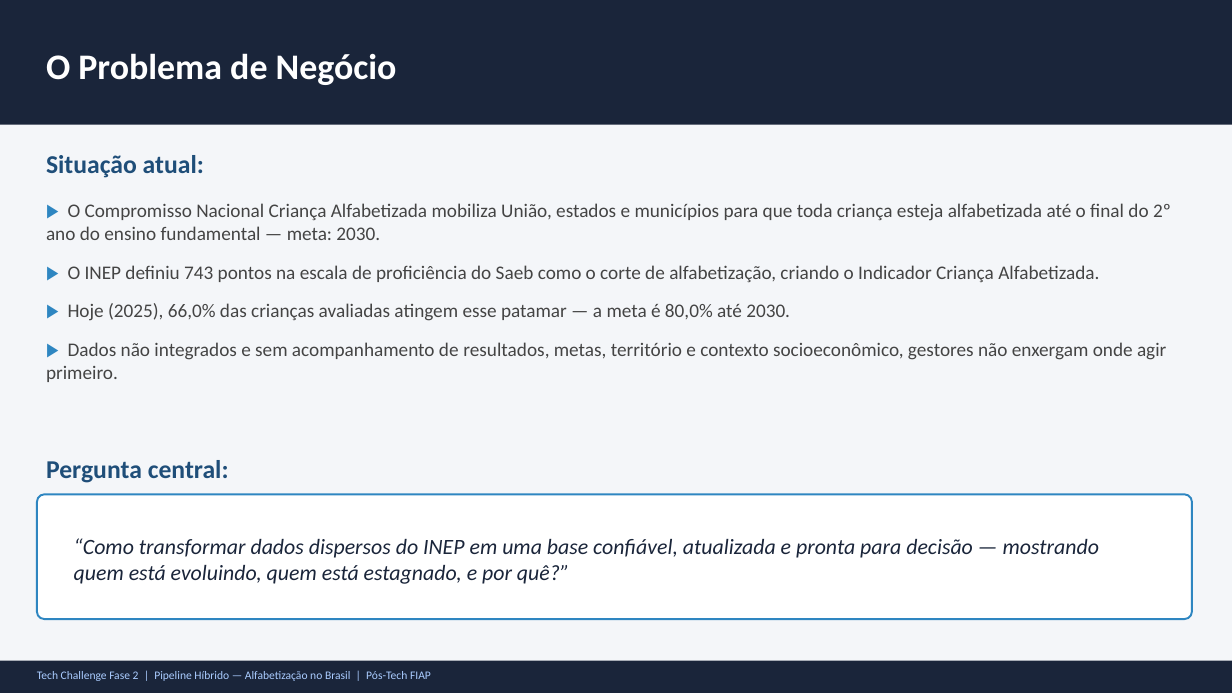
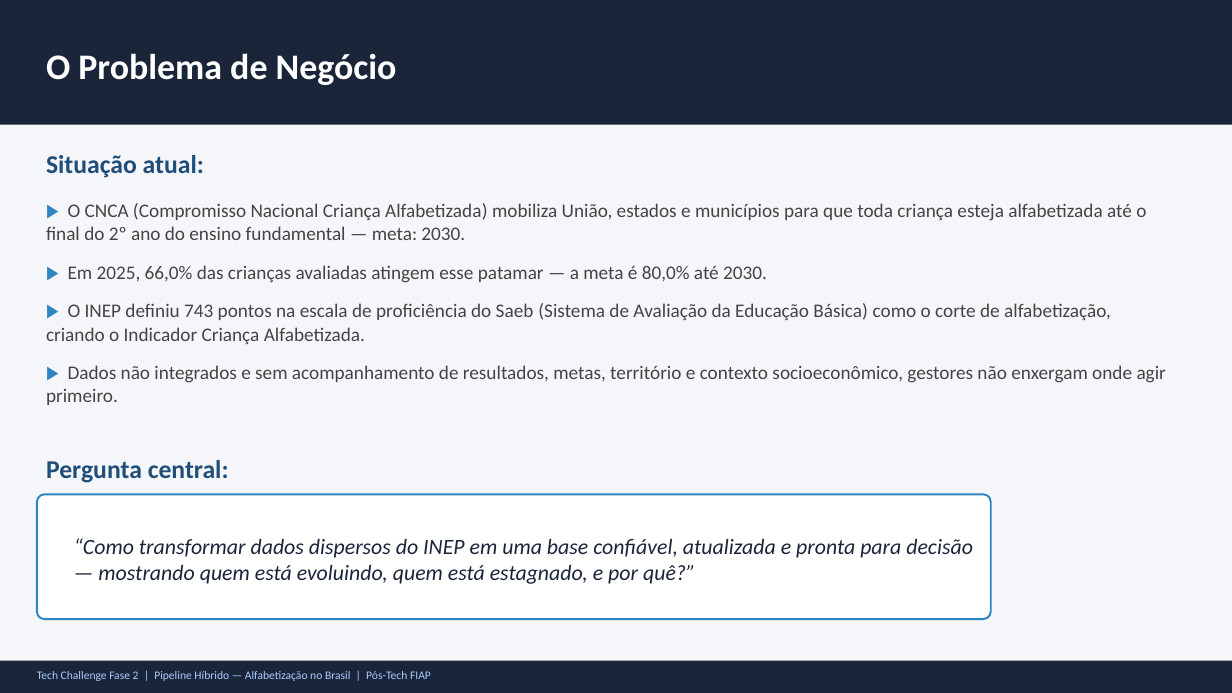
Before and after one commit to Fe-Biaggio/TechChallenge_2, a slide deck: slide 2 of reports/presentation/Alfabetizacao_Apresentacao.pptx. Drawn at 1232x693 pixels with LibreOffice and Linux fonts; fonts in the diff are those of the drawing. Boxes give left, top, right and bottom in pixels: in the first picture for what was removed or moved away, otherwise in the second. Text is boxed around its words. In the diff, an @@ line names an element or a change of style, - is before the commit and + after.

Commit message:
Adiciona video executivo e documenta no README
Video de ate 5 min (problema de negocio, arquitetura, valor para
analises educacionais, potencial de IA) na pasta reports/presentation/,
junto com a versao atualizada da apresentacao de apoio (pptx).

```diff
--- a/reports/presentation/Alfabetizacao_Apresentacao.pptx
+++ b/reports/presentation/Alfabetizacao_Apresentacao.pptx
@@ text at [46,203,1146,344]: text changed @@
-▶ O Compromisso Nacional Criança Alfabetizada mobiliza União, estados e municípios para que toda criança esteja alfabetizada até o final do 2º ano do ensino fundamental — meta: 2030.
-▶ O INEP definiu 743 pontos na escala de proficiência do Saeb como o corte de alfabetização, criando o Indicador Criança Alfabetizada.
-▶ Hoje (2025), 66,0% das crianças avaliadas atingem esse patamar — a meta é 80,0% até 2030.
+▶ O CNCA (Compromisso Nacional Criança Alfabetizada) mobiliza União, estados e municípios para que toda criança esteja alfabetizada até o final do 2º ano do ensino fundamental — meta: 2030.
+▶ Em 2025, 66,0% das crianças avaliadas atingem esse patamar — a meta é 80,0% até 2030.
+▶ O INEP definiu 743 pontos na escala de proficiência do Saeb (Sistema de Avaliação da Educação Básica) como o corte de alfabetização, criando o Indicador Criança Alfabetizada.
@@ rounded rectangle: place and size @@
-rounded rectangle at [37,494,1192,619]
+rounded rectangle at [37,494,991,619]
@@ text "“Como transformar dados dispersos do ..." rewrapped from [74,538,1099,584] to [74,538,973,584] @@
```
Also in this commit, not shown: 3 other slides changed, 2 other files.
